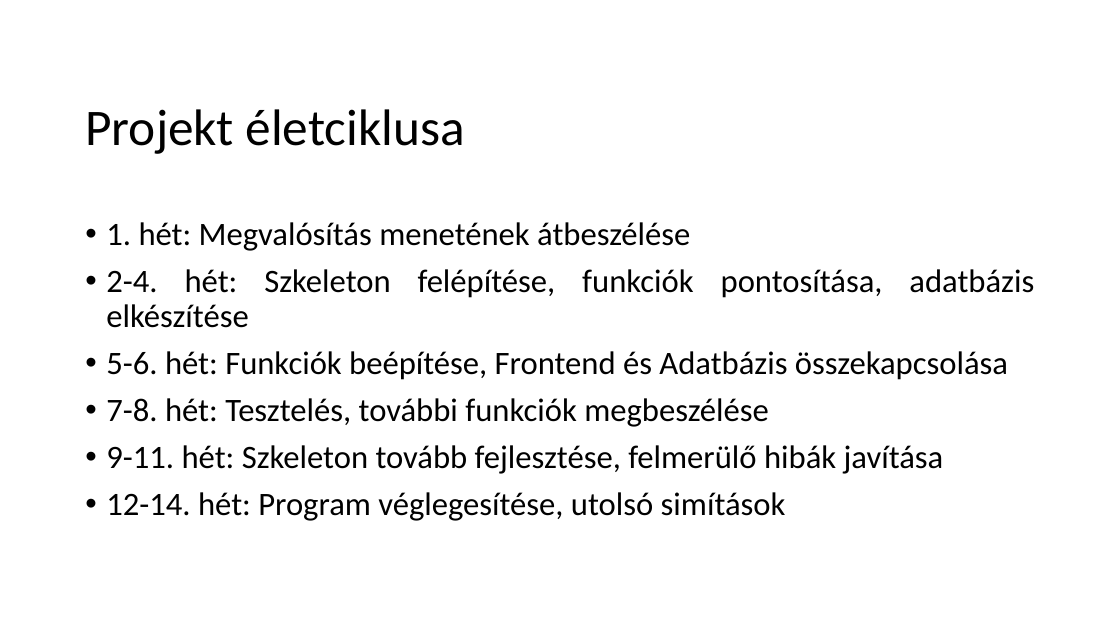
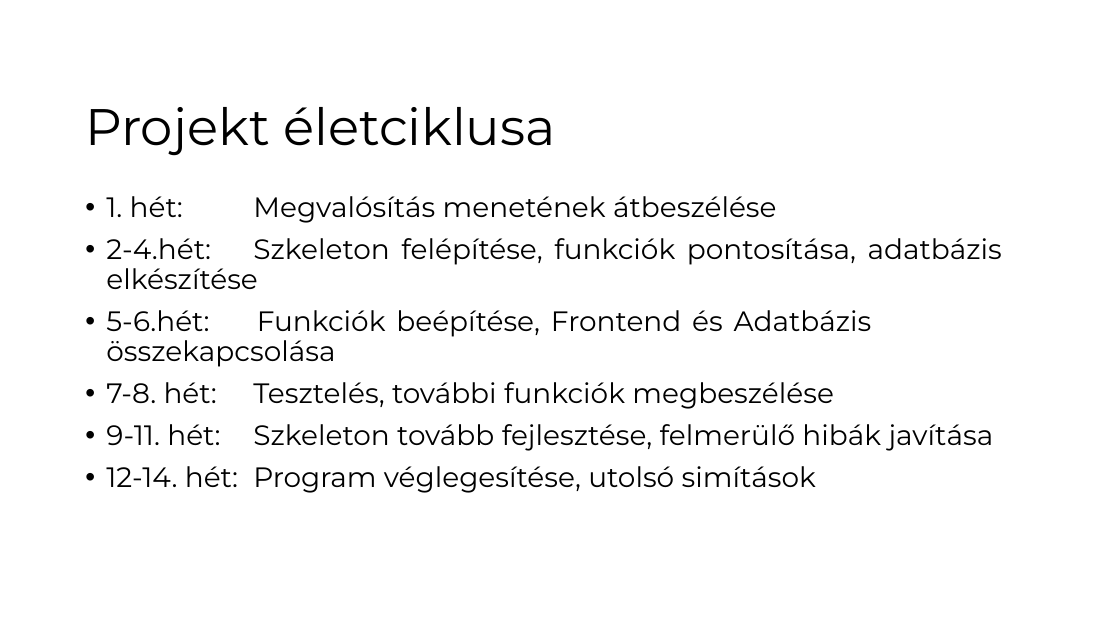
Before and after one commit to Azozzer/Projetkmunka-1-2, a slide deck: slide 4 of SZE_tantargyi_tudasbazis.pptx. Drawn at 1120x630 pixels with LibreOffice and Linux fonts; fonts in the diff are those of the drawing; background and template pictures are left out. Boxes give left, top, right and bottom in pixels: in the first picture for what was removed or moved away, otherwise in the second. Text is boxed around its words. In the diff, an @@ line names an element or a change of style, - is before the commit and + after.

```diff
--- a/SZE_tantargyi_tudasbazis.pptx
+++ b/SZE_tantargyi_tudasbazis.pptx
@@ title "Projekt életciklusa" at (85,107,556,156): font Calibri to Montserrat @@
@@ text "1. hét: Megvalósítás menetének átbeszélése": place and size @@
-text "1. hét: Megvalósítás menetének átbeszélése" at (106,222,1034,521)
+text "1. hét: Megvalósítás menetének átbeszélése" at (106,196,1002,493)
@@ text at (106,196,994,493): size 28 to 24 pt, font Calibri to Montserrat in "1. hét: Megvalósítás menetének átbeszélése", "7-8. hét: Tesztelés, további funkciók megbeszélése", "9-11. hét: Szkeleton tovább fejlesztése, felmerülő hibák ...", "12-14. hét: Program véglegesítése, utolsó simítások" @@
@@ text at (106,238,1002,367): text changed; size 28 to 24 pt; font Calibri to Montserrat @@
-• 2-4. hét: Szkeleton felépítése, funkciók pontosítása, adatbázis elkészítése
-• 5-6. hét: Funkciók beépítése, Frontend és Adatbázis összekapcsolása
+• 2-4.hét: Szkeleton felépítése, funkciók pontosítása, adatbázis elkészítése
+• 5-6.hét: Funkciók beépítése, Frontend és Adatbázis összekapcsolása
```
Also in this commit, not shown: 6 other slides changed.
